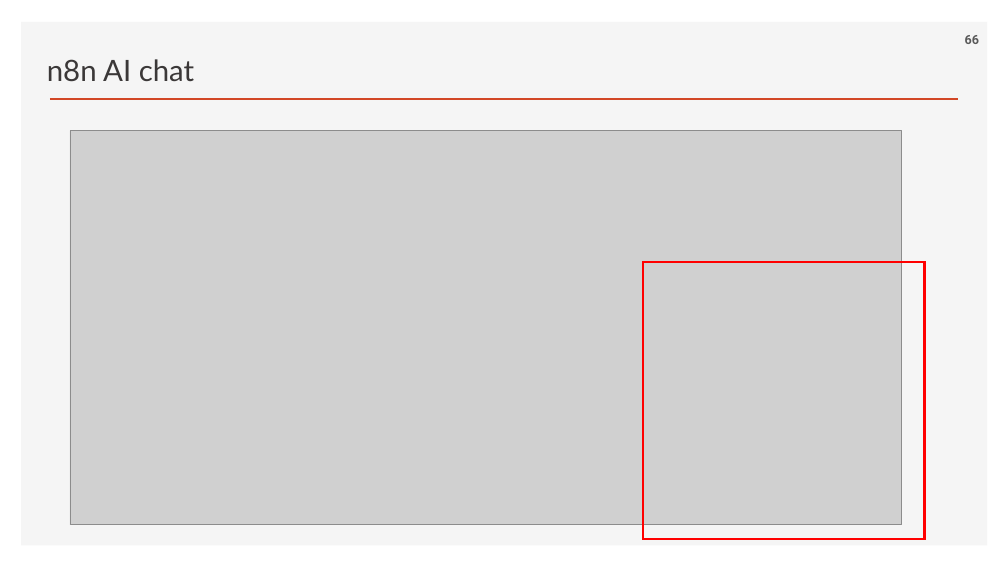
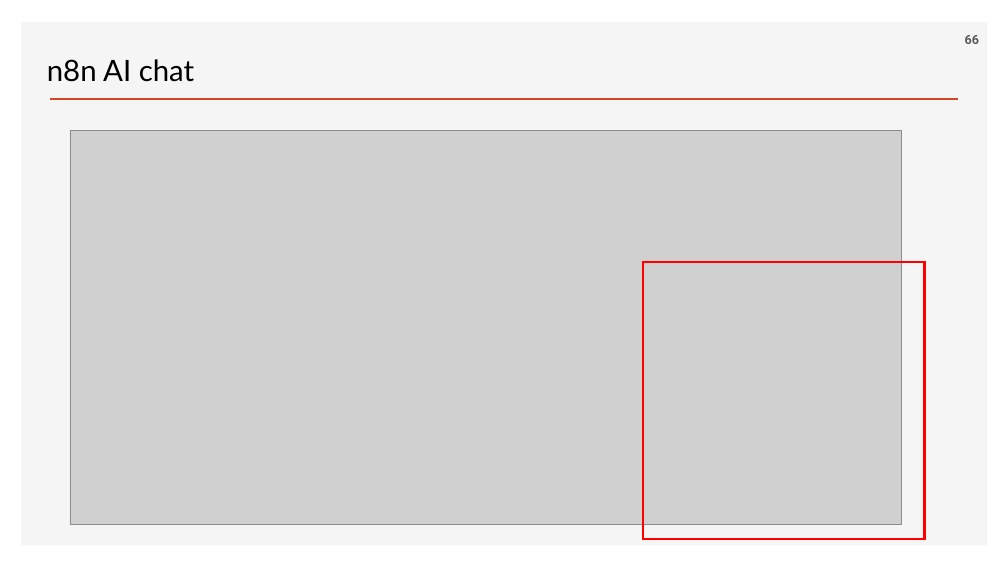
Before and after one commit to ancestor9/2026_Fall_AI-Workflow, a slide deck: slide 66 of PPTs/02_AI Workflow_n8n.pptx. Drawn at 1008x567 pixels with LibreOffice and Linux fonts; fonts in the diff are those of the drawing; grey boxes stand for pictures; background and template pictures are left out. Boxes give left, top, right and bottom in pixels: in the first picture for what was removed or moved away, otherwise in the second. Text is boxed around its words. In the diff, an @@ line names an element or a change of style, - is before the commit and + after.

```diff
--- a/PPTs/02_AI Workflow_n8n.pptx
+++ b/PPTs/02_AI Workflow_n8n.pptx
@@ text "n8n AI chat" at <box>47,59,194,82</box>: text colour #3B3838 to #000000 @@
```
Also in this commit, not shown: 6 other slides changed, 2 slides added.
